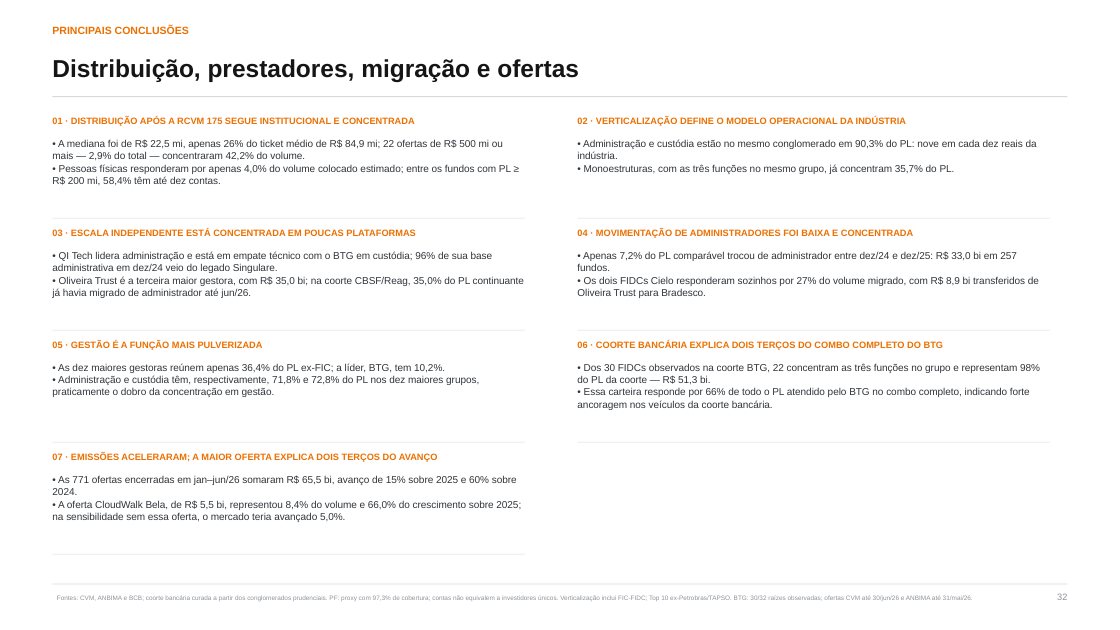
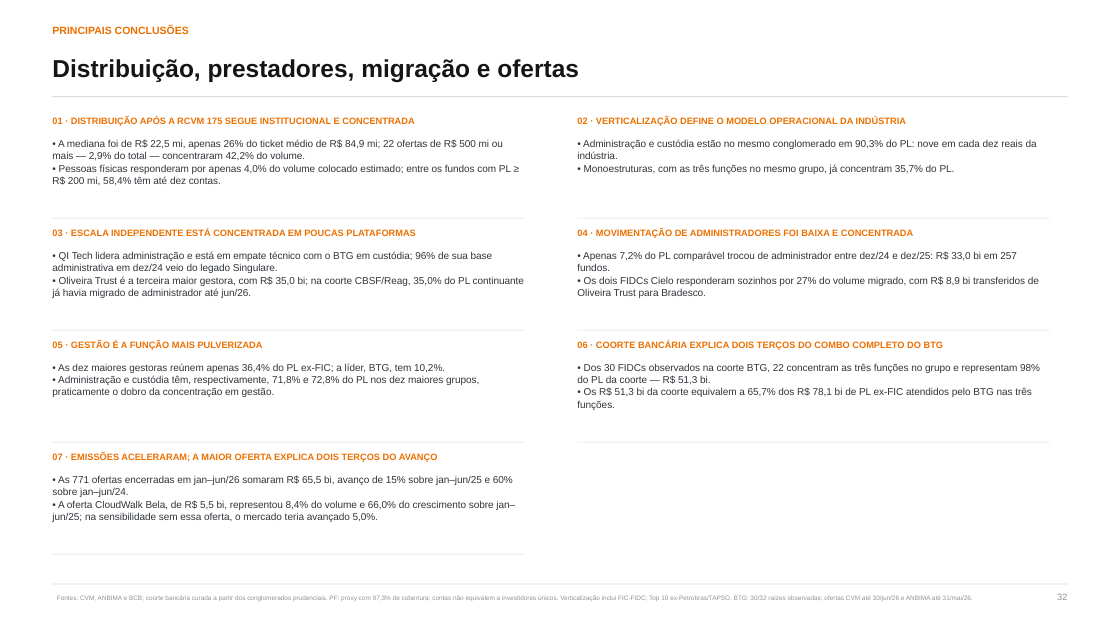
Before and after one commit to abalroar/fidc, a slide deck: slide 32 of data/industry_study/generated_revision/industry_executive_revised.pptx. Drawn at 1120x630 pixels with LibreOffice and Linux fonts; fonts in the diff are those of the drawing. Boxes give left, top, right and bottom in pixels: in the first picture for what was removed or moved away, otherwise in the second. Text is boxed around its words. In the diff, an @@ line names an element or a change of style, - is before the commit and + after.

```diff
--- a/data/industry_study/generated_revision/industry_executive_revised.pptx
+++ b/data/industry_study/generated_revision/industry_executive_revised.pptx
@@ text at (577, 388, 1032, 410): text changed @@
-• Essa carteira responde por 66% de todo o PL atendido pelo BTG no combo completo, indicando forte ancoragem nos veículos da coorte bancária.
+• Os R$ 51,3 bi da coorte equivalem a 65,7% dos R$ 78,1 bi de PL ex-FIC atendidos pelo BTG nas três funções.
@@ text at (52, 476, 515, 522): text changed @@
-• As 771 ofertas encerradas em jan–jun/26 somaram R$ 65,5 bi, avanço de 15% sobre 2025 e 60% sobre 2024.
-• A oferta CloudWalk Bela, de R$ 5,5 bi, representou 8,4% do volume e 66,0% do crescimento sobre 2025; na sensibilidade sem essa oferta, o mercado teria avançado 5,0%.
+• As 771 ofertas encerradas em jan–jun/26 somaram R$ 65,5 bi, avanço de 15% sobre jan–jun/25 e 60% sobre jan–jun/24.
+• A oferta CloudWalk Bela, de R$ 5,5 bi, representou 8,4% do volume e 66,0% do crescimento sobre jan–jun/25; na sensibilidade sem essa oferta, o mercado teria avançado 5,0%.
```
Also in this commit, not shown: 29 other slides changed, 1 slide added, 21 other files.
